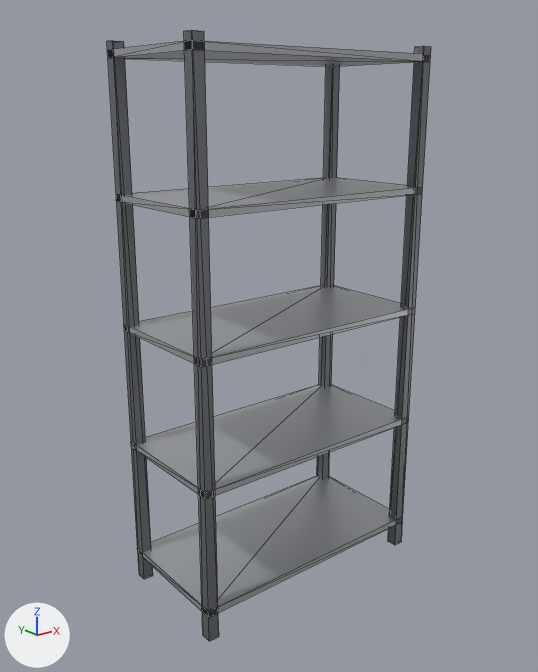
A saved change to the glTF model assets/modelos3d/estante.glb.
One viewpoint serves both versions: a 50 mm camera at (-1.7, -2.09, 1.81) aimed at (-0.02, 0.01, 0.97). The axes (+X, +Y, +Z) are drawn at lower left. The lights are the same throughout. The older version comes first. Mesh edges are drawn as thin lines. Where no turn or scale is listed for an object, it has been applied to the vertices. Vertices at exactly the same position are counted once.

Names of what the first picture shows: 'estrutura'.
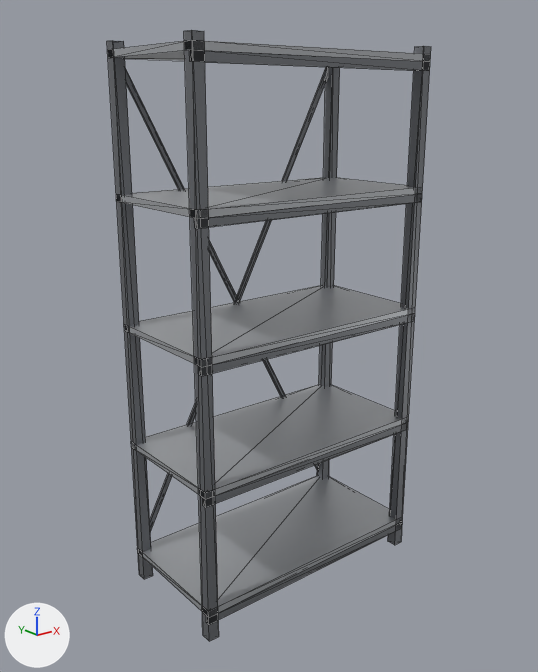
The change, as a diff of the scene's bpy script:
```diff
--- a/assets/modelos3d/estante.glb.py
+++ b/assets/modelos3d/estante.glb.py
@@ me_estrutura @@
 # used by ob_estrutura; location = (0.0, 0.0, 0.0)
-me_estrutura.from_pydata(...)  # 72 vertices, 108 faces; spans x -0.5..0.5, y -0.25..0.25, z 0.0..2.0
+me_estrutura.from_pydata(...)  # 118 vertices, 192 faces; spans x -0.5..0.5, y -0.25..0.25, z 0.0..2.0
+# me_estrutura part 1
+# 46 vertices are added at x -0.5..0.5, y -0.25..0.25, z 0.07..1.95
+# 84 new faces join them, mat_aco_escuro (grey #83868b)
 me_estrutura.materials.append(mat_aco_escuro)
```

Changed parts and their boxes [x1, y1, x2, y2] in the pictures (538 x 672 px):
part 1 of me_estrutura, added
    after: [125, 50, 430, 625]
